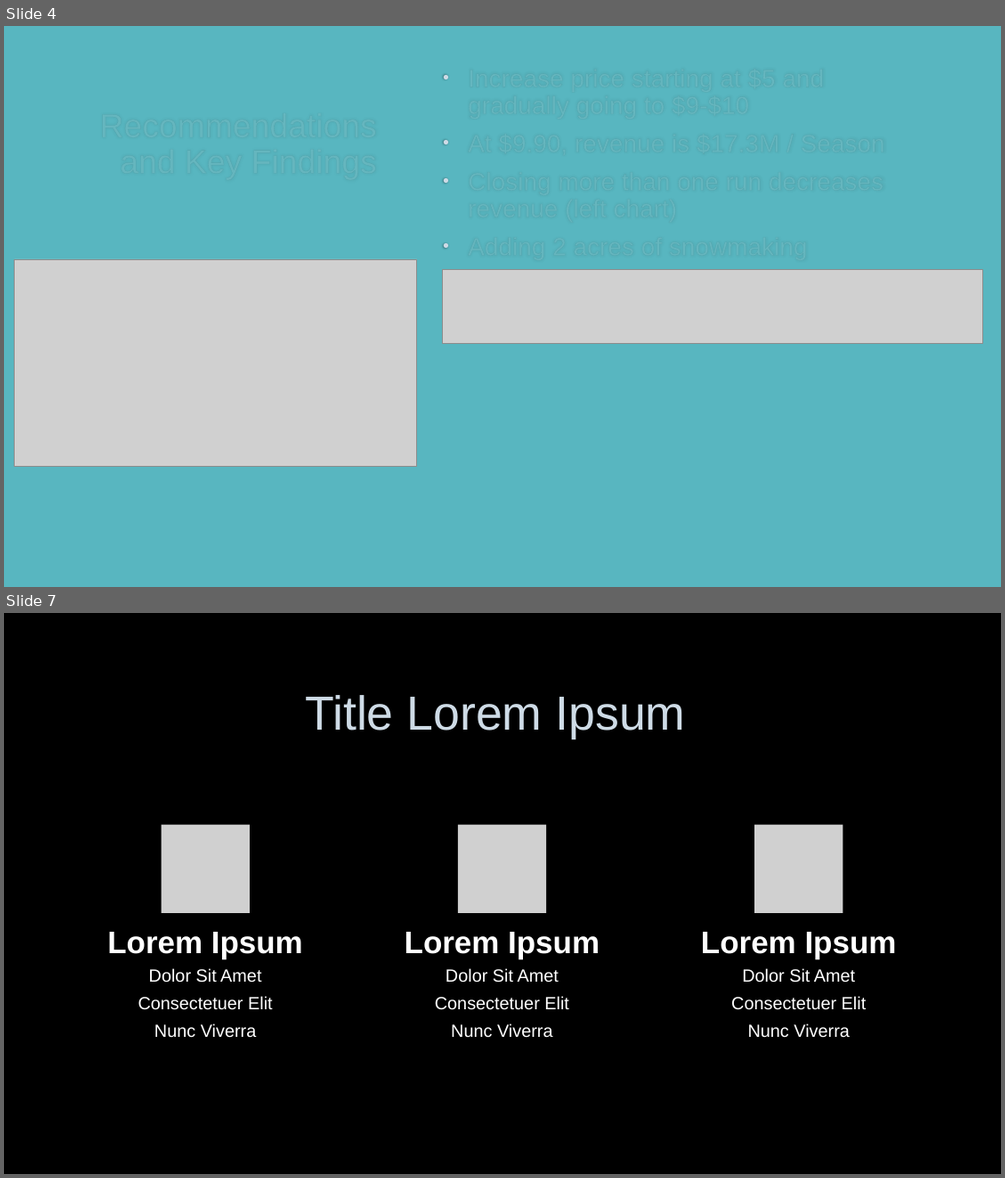
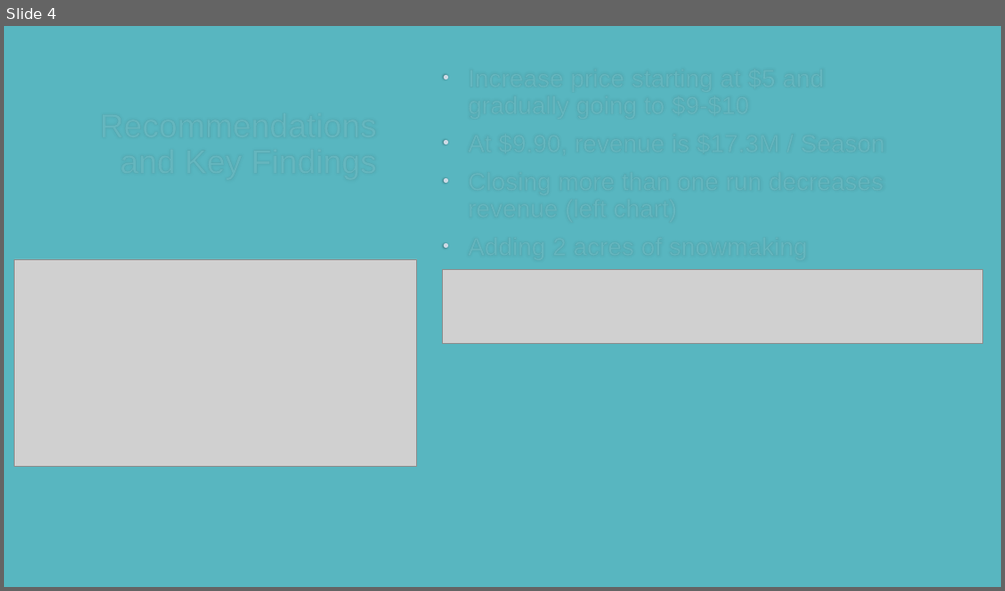
Before and after one commit to BTExpress1/DataScienceGuidedCapstone, a slide deck: Guided Capstone/Guided Captstone Project Prsentation.pptx. Shown one above the other, each under a label of ours: slides 4 and 7 before the commit, slide 4 after it; the slides between them are not shown. The pictures are 1005x1178 and 1005x591 pixels, drawn with LibreOffice and Linux fonts; fonts in the diff are those of the drawing; grey boxes stand for pictures; background and template pictures are left out. Boxes give left, top, right and bottom in pixels: in the first picture for what was removed or moved away, otherwise in the second. Text is boxed around its words. In the diff, an @@ line names an element or a change of style, - is before the commit and + after.

Commit message:
Final Deck

```diff
--- a/Guided Capstone/Guided Captstone Project Prsentation.pptx
+++ b/Guided Capstone/Guided Captstone Project Prsentation.pptx
@@ slide 7 removed at box(4, 613, 1001, 1174), background picture (left out) @@
@@ title removed at box(305, 695, 686, 738) @@
-Title Lorem Ipsum
@@ group removed at box(107, 825, 897, 1038): 6 texts, 3 pictures @@
-Lorem Ipsum
-Dolor Sit Amet
-Consectetuer Elit
-Nunc Viverra
-Lorem Ipsum
-Dolor Sit Amet
-Consectetuer Elit
-Nunc Viverra
-Lorem Ipsum
-Dolor Sit Amet
-Consectetuer Elit
-Nunc Viverra
```
Also in this commit, not shown: 2 slides added, 2 other slides removed.
